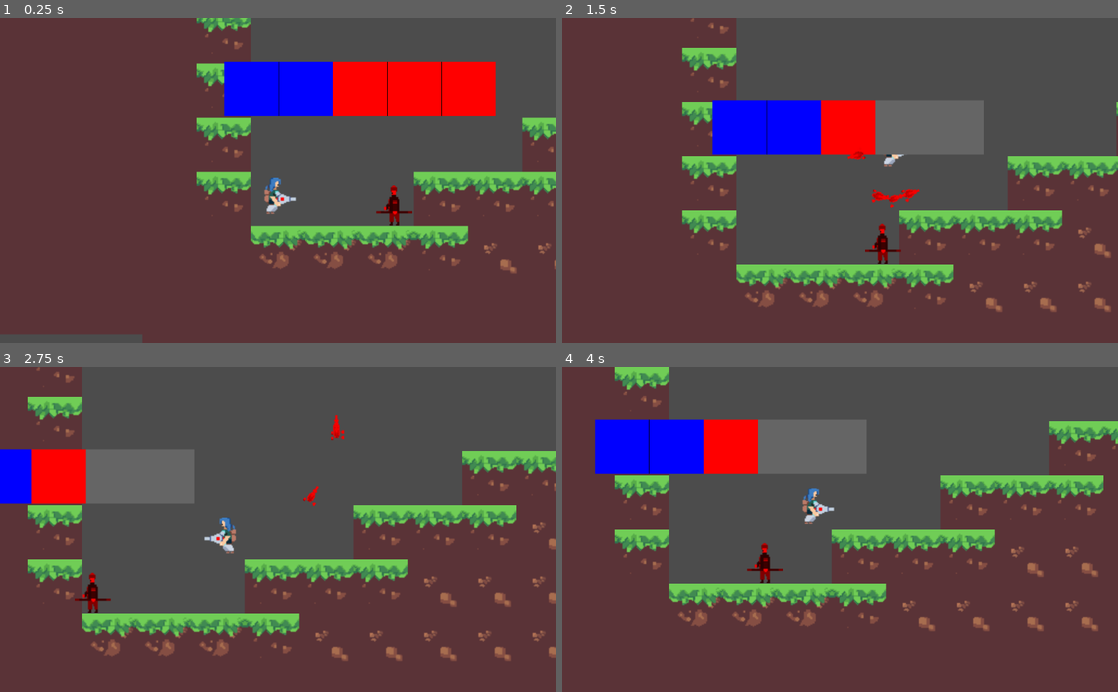
Above: before the commit, frames 1-4 (two rows, left to right).
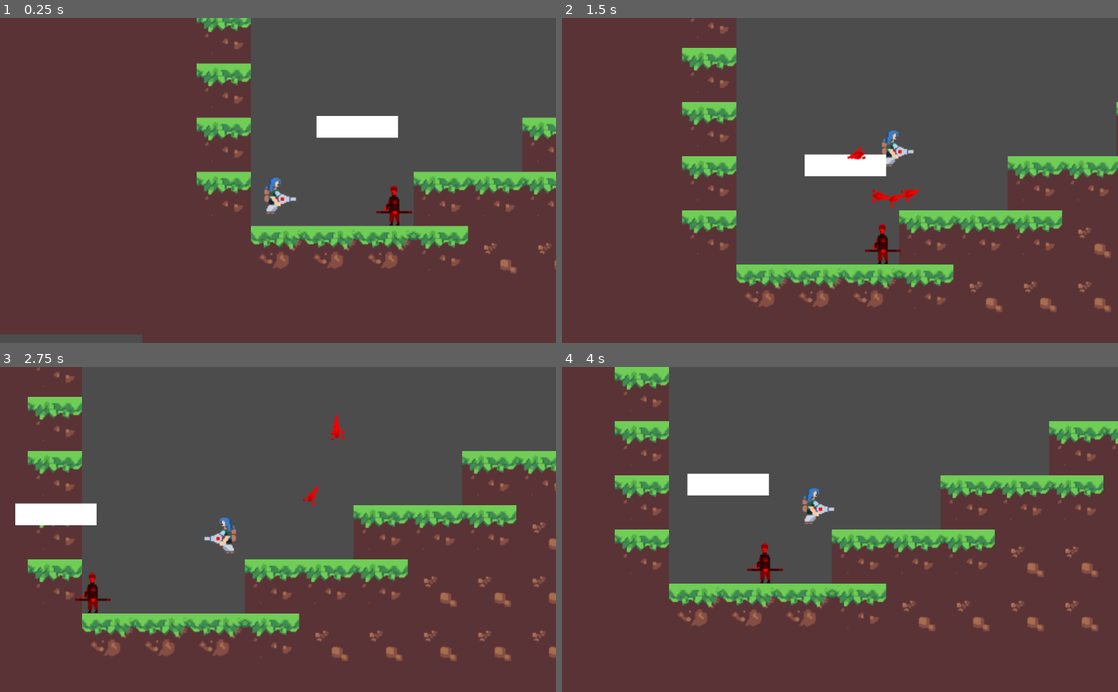
Above: after the commit, the same moments.

Repository: patrat3121/ldj-2018
Game: Godot game, scene res://levels/Level0.tscn
The game is run twice, just before and just after one commit, with the same random seed, the same clock (stepped at 60 frames per second) and the same inputs.
Inputs (mouse positions are in pixels of both pictures, inside the frame that each line leads up to):
- Up to frame 1 (0.25 s): no input
- Up to frame 2 (1.5 s): move the mouse to (962, 164) at 0.52 s; press the mouse at (962, 164) at 0.53 s; hold D (move_right) from 0.53 s (still down); tap Space (jump) at 0.77 s; move the mouse to (728, 196) at 1.27 s; release the mouse at (728, 196) at 1.28 s; click (728, 196) at 1.35 s
- Up to frame 3 (2.75 s): tap Space (jump) at 1.52 s; move the mouse to (333, 458) at 2.02 s; release D (move_right) at 2.03 s; press the mouse at (333, 458) at 2.03 s; hold A (move_left) from 2.03 s (still down)
- Up to frame 4 (4 s): move the mouse to (812, 594) at 2.77 s; release A (move_left) at 2.78 s; release the mouse at (812, 594) at 2.78 s; hold D (move_right) from 2.78 s (still down); click (812, 594) at 2.85 s; tap Space (jump) at 3.02, 3.77 s; move the mouse to (1006, 578) at 3.52 s; press the mouse at (1006, 578) at 3.53 s

The runs differ from the first frame. In frame 1, 9.2% of the frame differs, in the area x 40-90%, y 13-37%; in frame 2, 9.1%; in frame 3, 6.8%; in frame 4, 9.1%.
Error after the commit: Parse Error: Mixed tabs and spaces in indentation. (res://scripts/HPBar.gd:61)

Commit message:
Actually fix enemy health bar

Diff:
--- a/levels/Level0.gd
+++ b/levels/Level0.gd
@@ -41,8 +41,8 @@
 
 func addEnemy(enemy):
 	var iEnemy = getEnemyInstance(enemy.type)
+	add_child(iEnemy)
 	iEnemy.start(enemy.spawn, enemy.health)
-	add_child(iEnemy)
 
 func getEnemyInstance(type):
 	match type:
--- a/scenes/Enemy.tscn
+++ b/scenes/Enemy.tscn
@@ -37,12 +37,12 @@
 
 [node name="Node2D" type="Node2D" parent="." index="2"]
 
-position = Vector2( 0, -100 )
+position = Vector2( -40, -50 )
 _sections_unfolded = [ "Transform" ]
 
 [node name="HPBar" parent="Node2D" index="0" instance=ExtResource( 3 )]
 
-margin_left = -157.0
+margin_left = -32.0
 margin_top = -32.0
-margin_right = 93.0
-margin_bottom = 18.0
+margin_right = 43.0
+margin_bottom = -12.0
--- a/scenes/HPBar.tscn
+++ b/scenes/HPBar.tscn
@@ -11,8 +11,8 @@
 anchor_bottom = 0.5
 margin_left = -512.0
 margin_top = -300.0
-margin_right = -262.0
-margin_bottom = -250.0
+margin_right = -437.0
+margin_bottom = -280.0
 rect_pivot_offset = Vector2( 0, 0 )
 rect_clip_content = false
 mouse_filter = 0
@@ -27,10 +27,10 @@
 anchor_top = 0.5
 anchor_right = 0.5
 anchor_bottom = 0.5
-margin_left = -125.0
-margin_top = -25.0
-margin_right = 125.0
-margin_bottom = 25.0
+margin_left = -37.5
+margin_top = -10.0
+margin_right = 37.5
+margin_bottom = 10.0
 rect_pivot_offset = Vector2( 0, 0 )
 rect_clip_content = false
 mouse_filter = 0
--- a/scripts/Colors.gd
+++ b/scripts/Colors.gd
@@ -2,7 +2,7 @@
 
 const COLORS = {
 	"red" : Color(1,0,0),
-	"blue": Color(0,0,1),
+	"blue": Color(0,0,.7),
 	"yellow" : Color(1,1,0),
 	"green" : Color(0,1,0),
 	"purple" : Color(1,0,1),
--- a/scripts/HPBar.gd
+++ b/scripts/HPBar.gd
@@ -32,20 +32,19 @@
 	update()
 
 func _draw():
+	#Draw background
 	draw_rect(
 		Rect2(rect_position, rect_size),
 		Color(.4,.4,.4)
 	)
 
 	var iLength = 0
-	for c in range(health.size() - 1, -1, -1):
+
+	#Draw colored rectangles
+	for c in range(health.size() -1,-1,-1):
 		var color = health[c]
 		var barLength = color.value * tileSize
-		var barStart
-		if iLength > 0:
-			barStart = iLength
-		else:
-			barStart = 0
+		var barStart = iLength
 
 		iLength += barLength
 
@@ -57,9 +56,10 @@
 			Colors.COLORS[color.name]
 		)
 
-		for i in range(1, color.value):
-			draw_line(
-				Vector2(barStart + i*tileSize, rect_position.y),
-				Vector2(barStart + i*tileSize, rect_position.y + rect_size.y),
-				Color(0, 0, 0)
-			)
+	#Draw separators
+		for i in range(1, totalHealth):
+        draw_line(
+            Vector2(rect_position.x + i*tileSize, rect_position.y),
+            Vector2(rect_position.x + i*tileSize, rect_position.y + rect_size.y),
+            Color(0, 0, 0)
+        )
